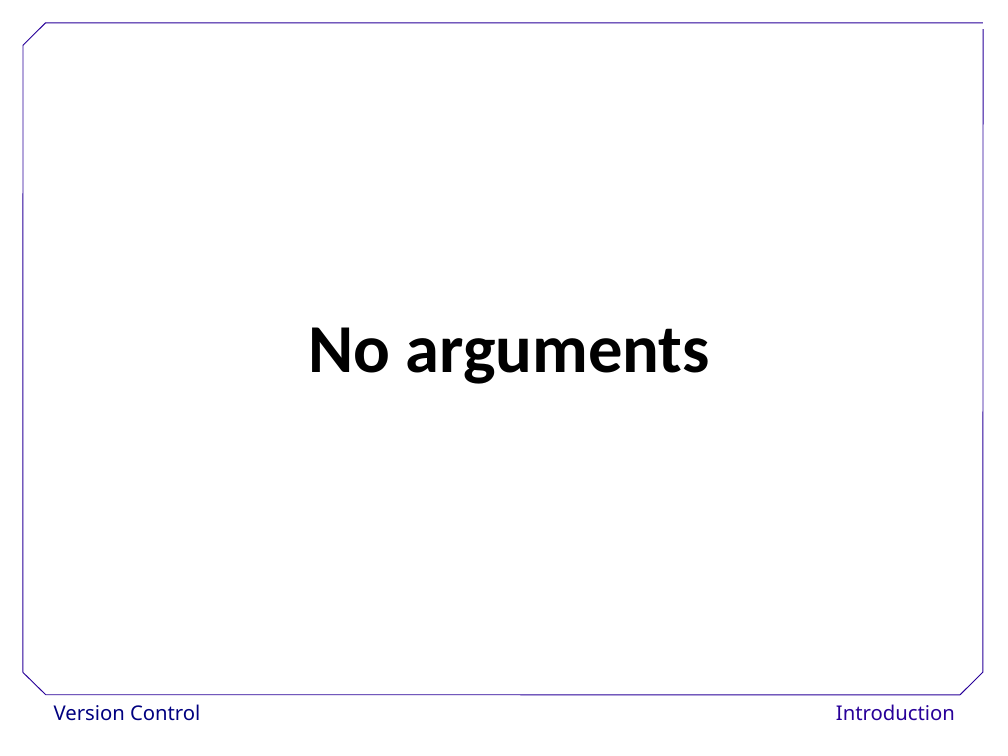
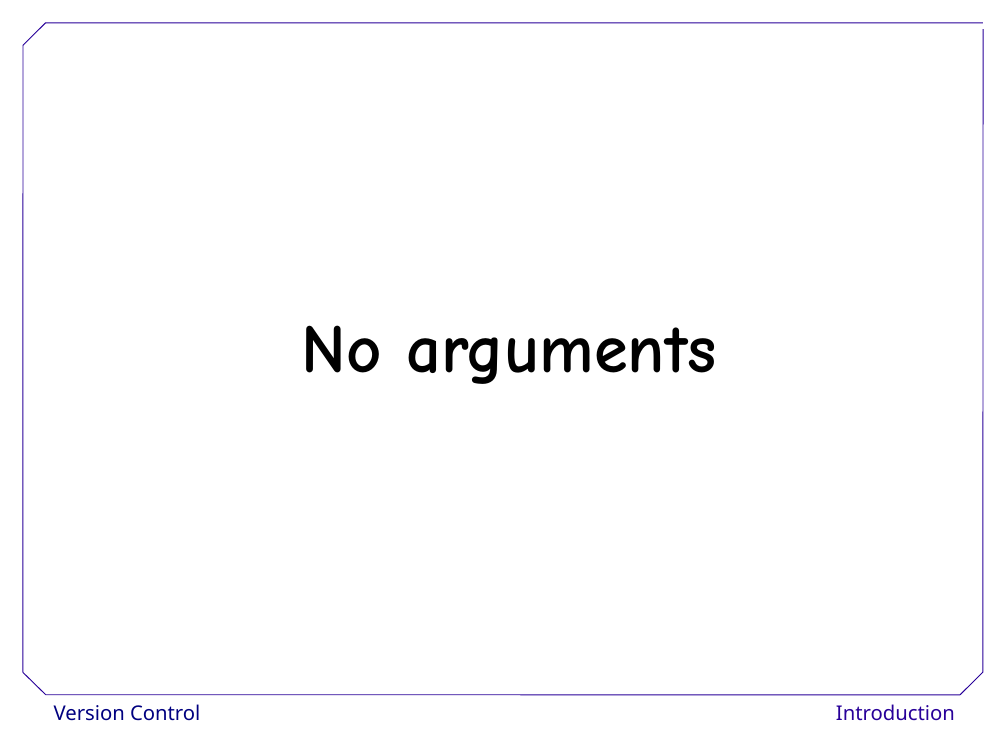
Before and after one commit to jdblischak/2013-10-03-pasteur, a slide deck: slide 32 of lessons/pasteur-bc/git/intro_diego.ppt. Drawn at 1008x756 pixels with LibreOffice and Linux fonts; fonts in the diff are those of the drawing; background and template pictures are left out. Boxes give left, top, right and bottom in pixels: in the first picture for what was removed or moved away, otherwise in the second. Text is boxed around its words. In the diff, an @@ line names an element or a change of style, - is before the commit and + after.

```diff
--- a/lessons/pasteur-bc/git/intro_diego.ppt
+++ b/lessons/pasteur-bc/git/intro_diego.ppt
@@ text "No arguments" at (x1=302, y1=325, x2=717, y2=384): font Calibri to Comic Neue @@
```
Also in this commit, not shown: 6 other slides changed, 3 slides added, 3 slides removed.
